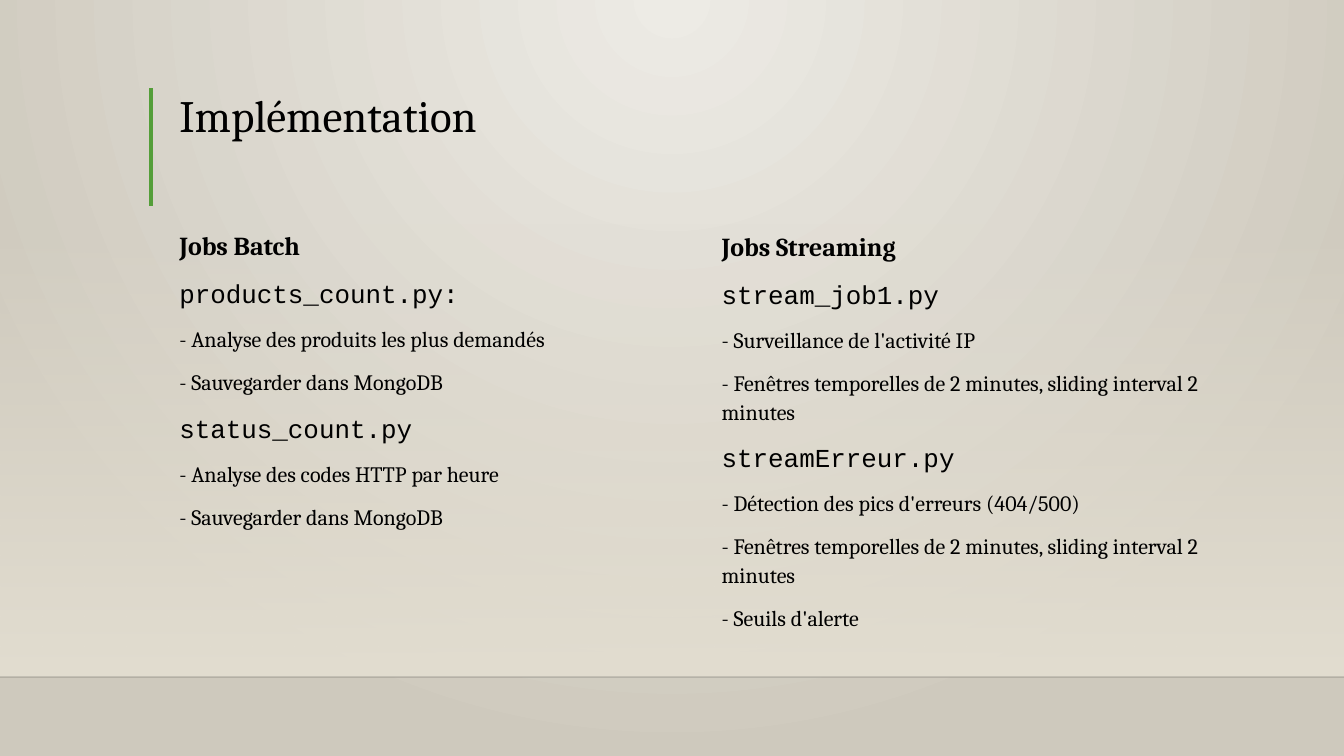
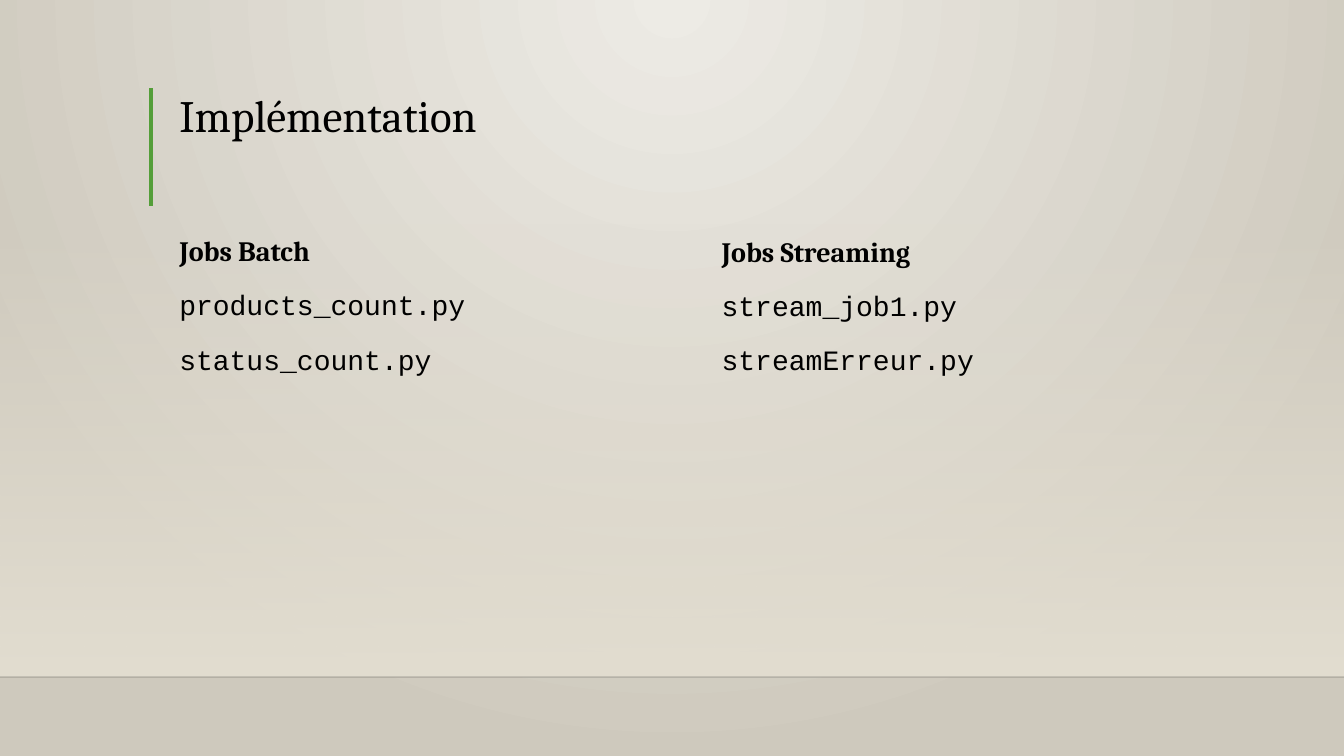
Before and after one commit to Lore9820/projet_architecture_distribue, a slide deck: slide 4 of presentation_projet_clement_lore.pptx. Drawn at 1344x756 pixels with LibreOffice and Linux fonts; fonts in the diff are those of the drawing; background and template pictures are left out. Boxes give left, top, right and bottom in pixels: in the first picture for what was removed or moved away, otherwise in the second. Text is boxed around its words. In the diff, an @@ line names an element or a change of style, - is before the commit and + after.

```diff
--- a/presentation_projet_clement_lore.pptx
+++ b/presentation_projet_clement_lore.pptx
@@ text "Jobs Streaming" at (x1=722, y1=242, x2=974, y2=376): size 18.5 to 20 pt; line spacing 1.1 to 1.2 @@
@@ text at (x1=179, y1=241, x2=431, y2=376): size 18.5 to 20 pt in "Jobs Batch", "status_count.py"; line spacing 1.1 to 1.2 @@
@@ text at (x1=179, y1=295, x2=465, y2=321): text changed; size 15.7 to 20 pt; font Cambria to Courier New @@
-products_count.py:
-- Analyse des produits les plus demandés
-- Sauvegarder dans MongoDB
+products_count.py
@@ text at (x1=722, y1=332, x2=1198, y2=421): paragraphs removed @@
-- Surveillance de l'activité IP
-- Fenêtres temporelles de 2 minutes, sliding interval 2 minutes
@@ text at (x1=191, y1=466, x2=499, y2=530): paragraphs removed @@
-- Analyse des codes HTTP par heure
-- Sauvegarder dans MongoDB
@@ text at (x1=722, y1=495, x2=1198, y2=627): paragraphs removed @@
-- Détection des pics d'erreurs (404/500)
-- Fenêtres temporelles de 2 minutes, sliding interval 2 minutes
-- Seuils d'alerte
```
Also in this commit, not shown: 1 other slide changed, 4 slides added, 2 slides removed.
